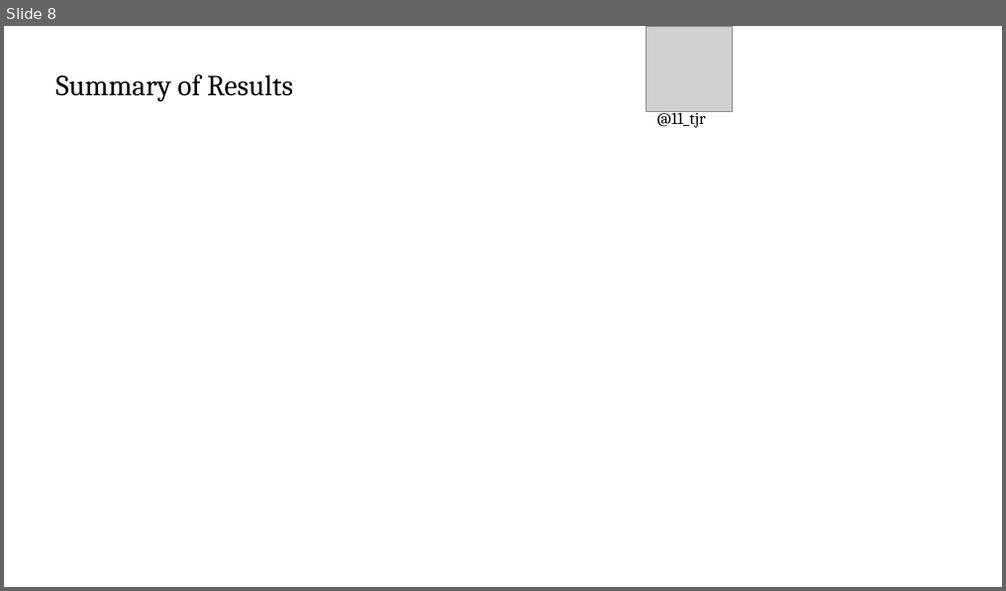
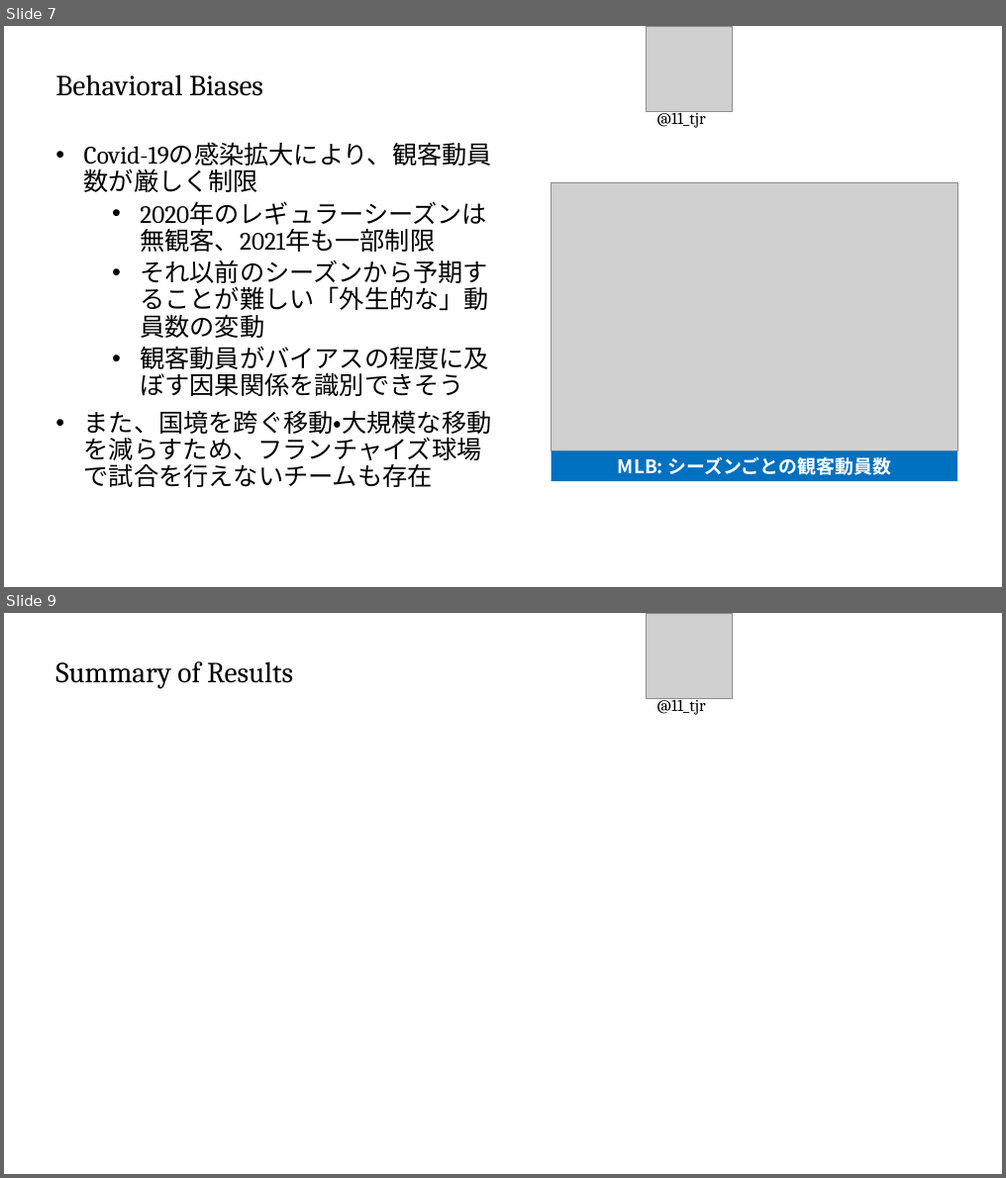
Before and after one commit to T-Reio/ballgame_analysis, a slide deck: slides/spoana13.pptx. Shown one above the other, each under a label of ours: slide 8 before the commit, slides 7 and 9 after it; the slides between them are not shown. The pictures are 1006x591 and 1006x1178 pixels, drawn with LibreOffice and Linux fonts; fonts in the diff are those of the drawing; grey boxes stand for pictures; background and template pictures are left out. Boxes give left, top, right and bottom in pixels: in the first picture for what was removed or moved away, otherwise in the second. Text is boxed around its words. In the diff, an @@ line names an element or a change of style, - is before the commit and + after.

```diff
--- a/slides/spoana13.pptx
+++ b/slides/spoana13.pptx
@@ slide 7 added at (x1=4, y1=26, x2=1002, y2=587), background picture (left out) @@
@@ picture added at (x1=647, y1=26, x2=732, y2=111) @@
@@ title added at (x1=55, y1=75, x2=263, y2=96), 28 pt, text #000000 @@
+Behavioral Biases
@@ text added at (x1=656, y1=109, x2=705, y2=128), 16 pt, text #000000 @@
+@11_tjr
@@ text added at (x1=84, y1=142, x2=492, y2=487), 24 pt, text #000000 @@
+• Covid-19の感染拡大により、観客動員数が厳しく制限
+  • 2020年のレギュラーシーズンは無観客、2021年も一部制限
+  • それ以前のシーズンから予期することが難しい「外生的な」動員数の変動
+  • 観客動員がバイアスの程度に及ぼす因果関係を識別できそう
+• また、国境を跨ぐ移動・大規模な移動を減らすため、フランチャイズ球場で試合を行えないチームも存在
@@ picture added at (x1=551, y1=183, x2=957, y2=452) @@
@@ rectangle added at (x1=551, y1=452, x2=957, y2=481), fill #0070C0, 18 pt, text #FFFFFF, bold @@
+MLB: シーズンごとの観客動員数
@@ what was slide 8 is now slide 9 @@
```
Also in this commit, not shown: 7 slides changed.
